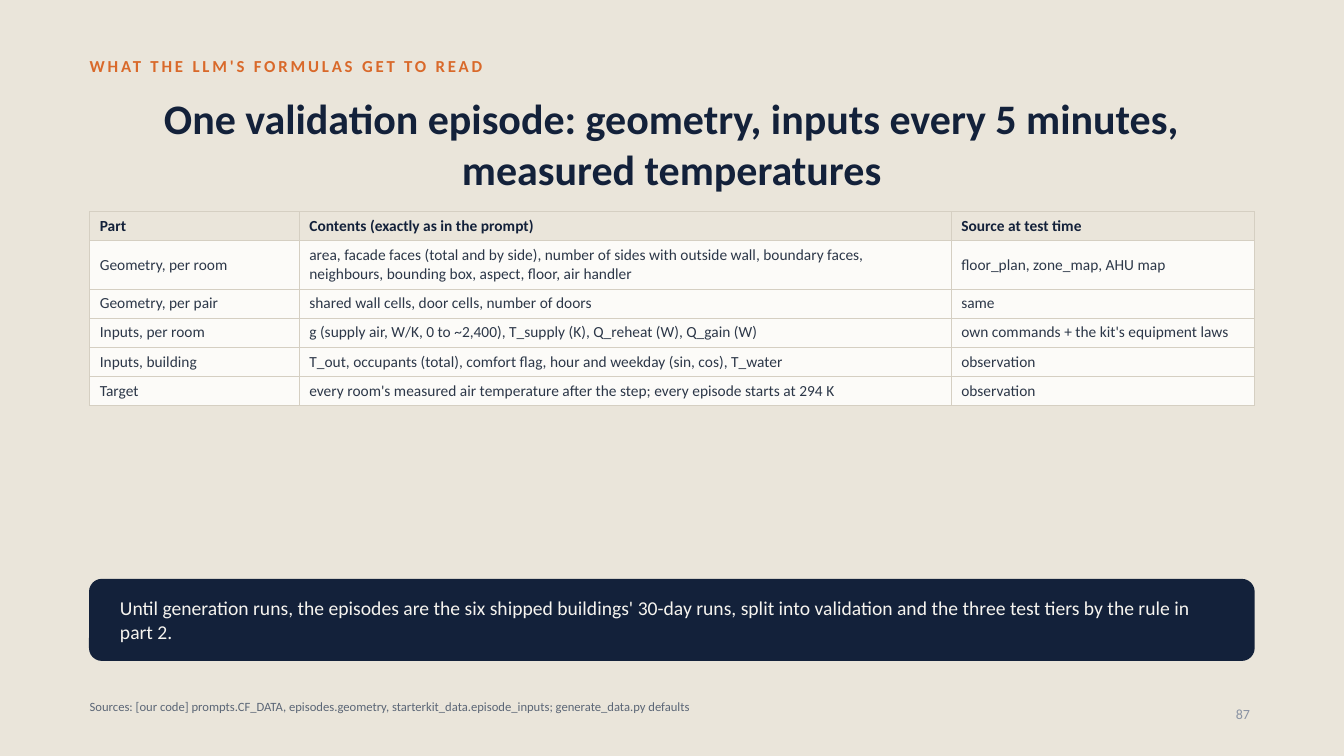
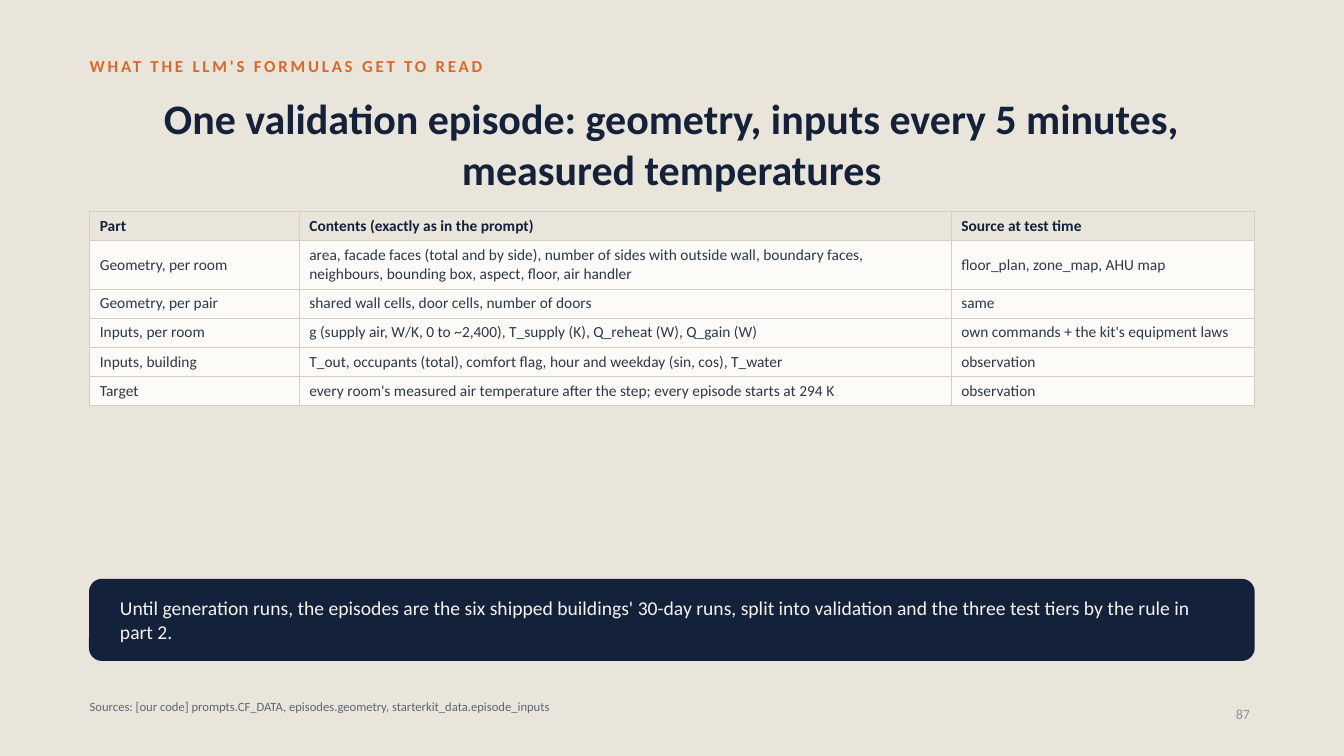
Before and after one commit to srivathsanb14/working-code, a slide deck: slide 87 of docs/One_Controller_for_Every_Building.pptx. Drawn at 1344x756 pixels with LibreOffice and Linux fonts; fonts in the diff are those of the drawing. Boxes give left, top, right and bottom in pixels: in the first picture for what was removed or moved away, otherwise in the second. Text is boxed around its words. In the diff, an @@ line names an element or a change of style, - is before the commit and + after.

```diff
--- a/docs/One_Controller_for_Every_Building.pptx
+++ b/docs/One_Controller_for_Every_Building.pptx
@@ text at [90, 702, 549, 713]: text changed @@
-Sources: [our code] prompts.CF_DATA, episodes.geometry, starterkit_data.episode_inputs; generate_data.py defaults
+Sources: [our code] prompts.CF_DATA, episodes.geometry, starterkit_data.episode_inputs
```
Also in this commit, not shown: 3 other slides changed, 14 other files.
